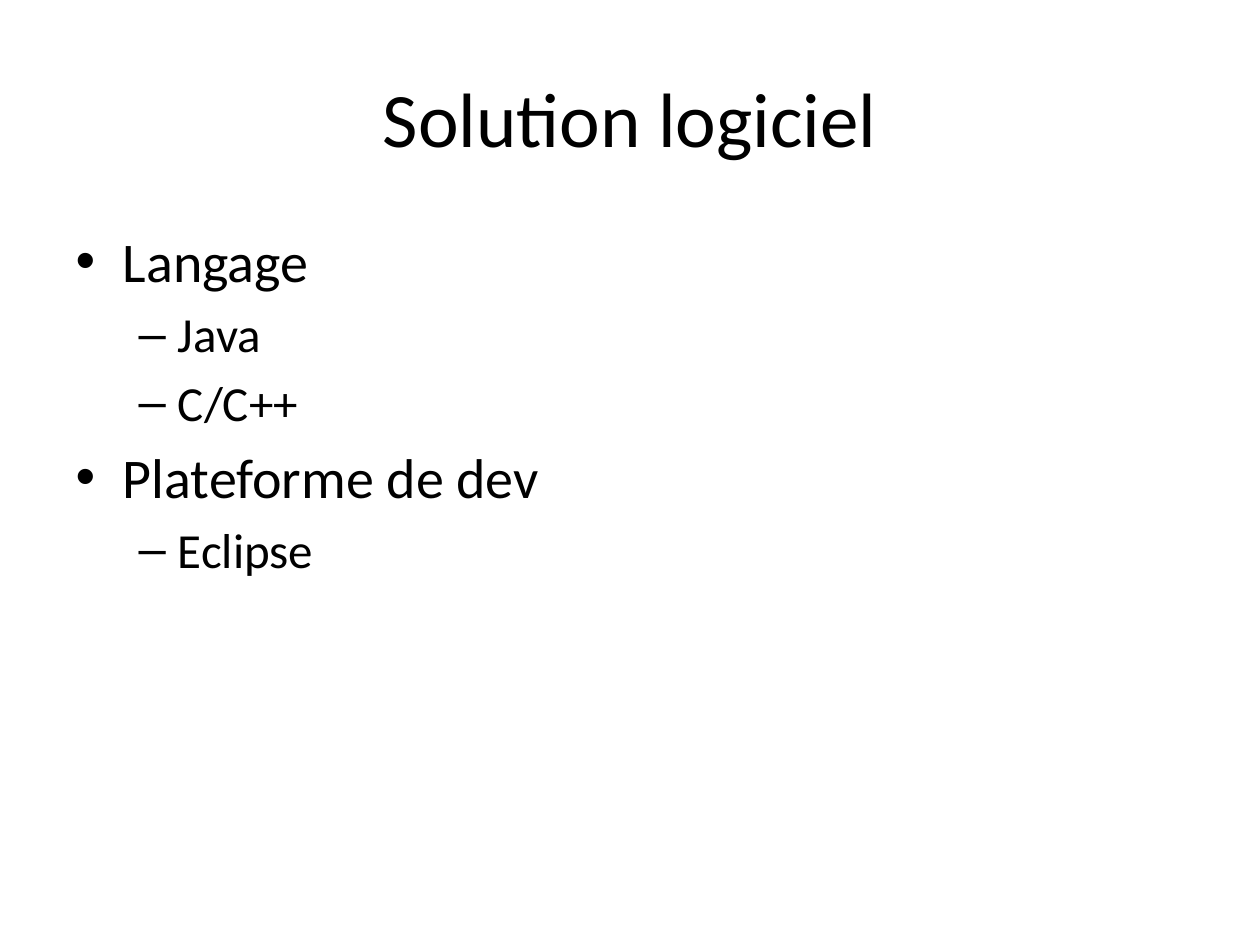
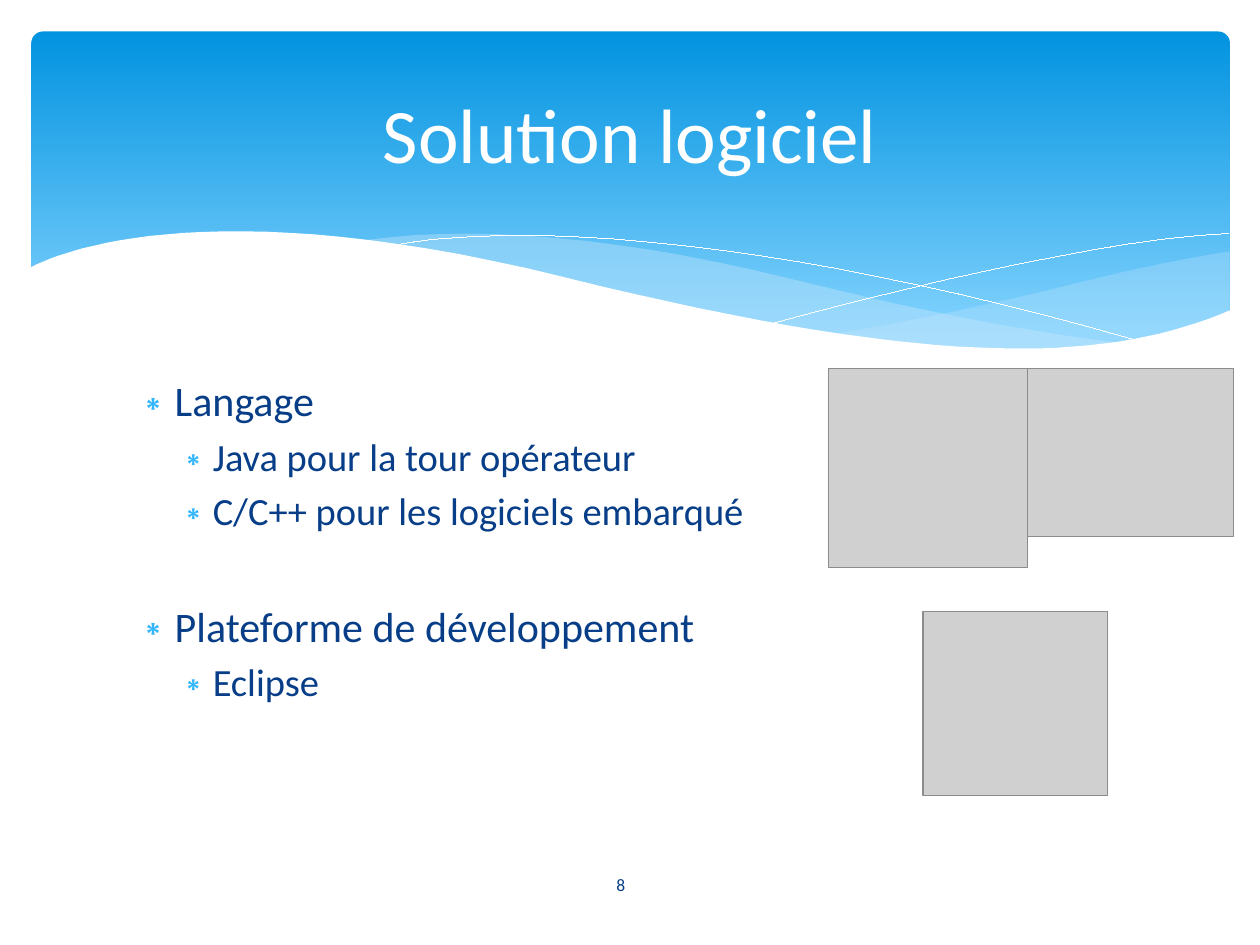
Before and after one commit to xzar/megauav2013, a slide deck: slide 8 of docs/Soutenance/PréSoutenance 0511.pptx (slide 9 before the commit). Drawn at 1260x945 pixels with LibreOffice and Linux fonts; fonts in the diff are those of the drawing; grey boxes stand for pictures. Boxes give left, top, right and bottom in pixels: in the first picture for what was removed or moved away, otherwise in the second. Text is boxed around its words. In the diff, an @@ line names an element or a change of style, - is before the commit and + after.

```diff
--- a/docs/Soutenance/PréSoutenance 0511.pptx
+++ b/docs/Soutenance/PréSoutenance 0511.pptx
@@ rounded rectangle added at [32, 32, 1230, 372], fill gradient #0293E0 to #83D3FE @@
@@ title "Solution logiciel": place and size @@
-title "Solution logiciel" at [383, 93, 876, 161]
+title "Solution logiciel" at [383, 109, 876, 177]
@@ title "Solution logiciel" at [383, 109, 876, 177]: text colour #000000 to #FFFFFF @@
@@ group added at [29, 232, 1231, 415]: 5 freeform shapes @@
@@ text "Langage": place and size @@
-text "Langage" at [123, 246, 539, 576]
+text "Langage" at [175, 389, 744, 703]
@@ text at [175, 389, 319, 703]: size 32 to 24 pt in "Langage"; text colour #000000 to #073E87 in "Langage", "Eclipse"; size 28 to 22 pt in "Eclipse"; bullet • to ∗; less space between paragraphs; bullet – to ∗ @@
@@ picture added at [828, 369, 1027, 567] @@
@@ picture added at [1009, 369, 1234, 537] @@
@@ text at [175, 444, 744, 649]: text changed; size 32 to 22 pt; text colour #000000 to #073E87 @@
-  – Java
-  – C/C++
-• Plateforme de dev
+  ∗ Java pour la tour opérateur
+  ∗ C/C++ pour les logiciels embarqué
+∗ Plateforme de développement
@@ picture added at [924, 611, 1108, 795] @@
@@ page number added at [616, 879, 625, 891], 10 pt, text #073E87 @@
+8
```
Also in this commit, not shown: 8 other slides changed, 6 slides added, 3 slides removed.
